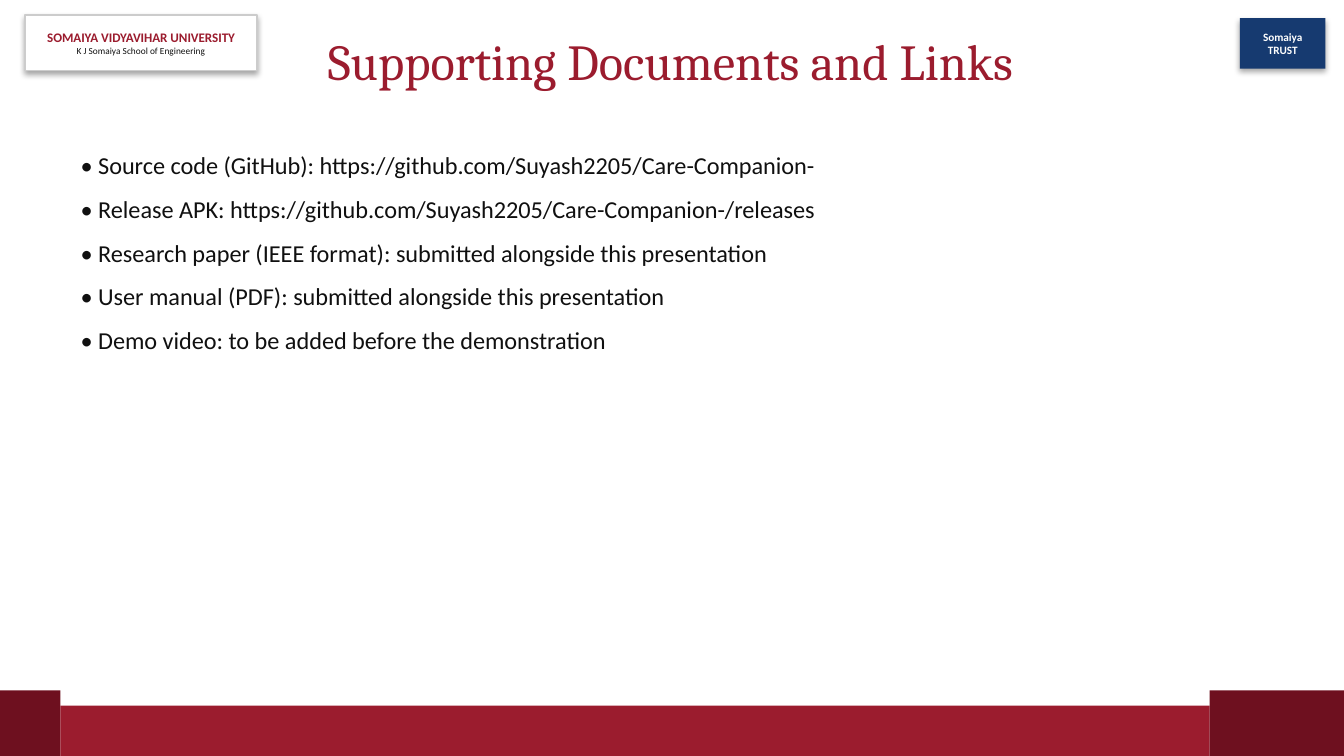
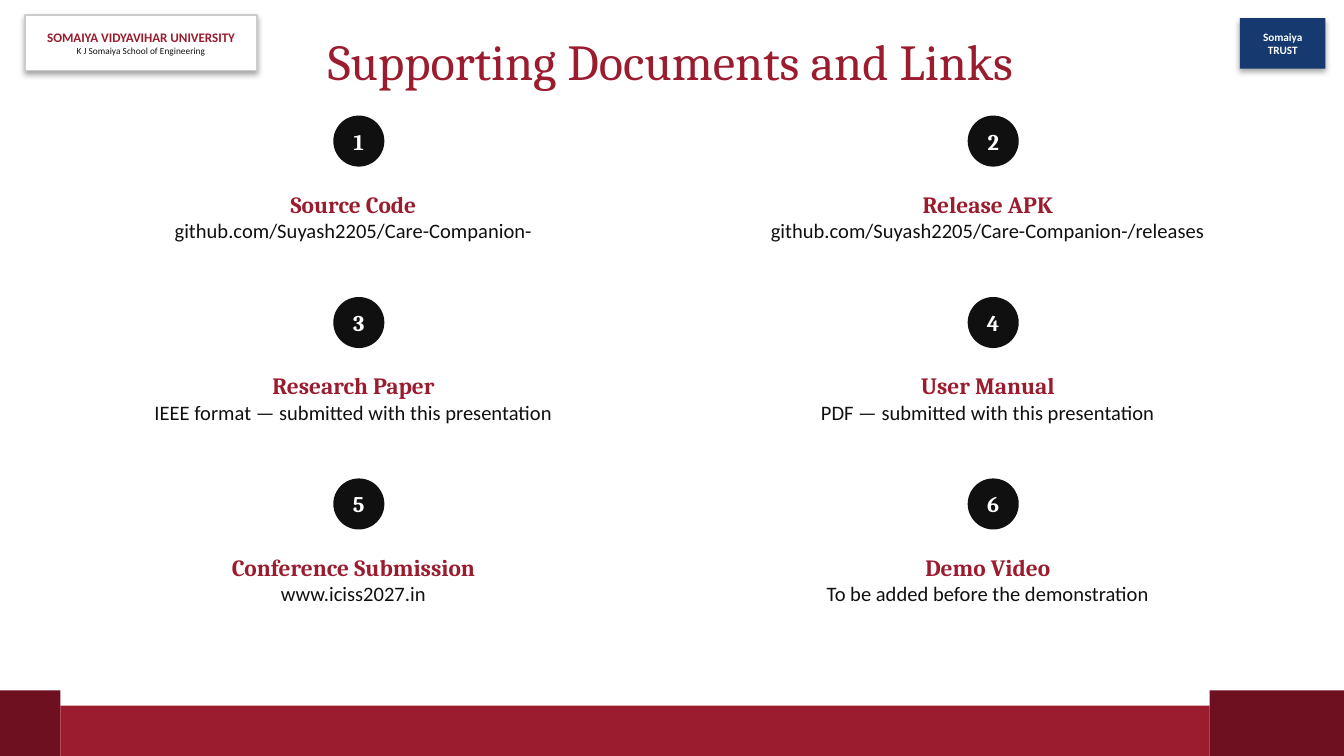
Before and after one commit to Suyash2205/Care-Companion-, a slide deck: slide 38 of ppt/CareCompanion-IE1.pptx. Drawn at 1344x756 pixels with LibreOffice and Linux fonts; fonts in the diff are those of the drawing. Boxes give left, top, right and bottom in pixels: in the first picture for what was removed or moved away, otherwise in the second. Text is boxed around its words. In the diff, an @@ line names an element or a change of style, - is before the commit and + after.

```diff
--- a/ppt/CareCompanion-IE1.pptx
+++ b/ppt/CareCompanion-IE1.pptx
@@ ellipse added at box(333, 116, 384, 167), fill #101010, 12 pt, text #FFFFFF, bold @@
+1
@@ ellipse added at box(968, 116, 1019, 167), fill #101010, 12 pt, text #FFFFFF, bold @@
+2
@@ text "Source Code" at box(175, 196, 532, 242): vertical alignment top to middle @@
@@ text at box(175, 196, 532, 242): text changed; size 13 to 11 pt @@
-• Source code (GitHub): https://github.com/Suyash2205/Care-Companion-
-• Release APK: https://github.com/Suyash2205/Care-Companion-/releases
-• Research paper (IEEE format): submitted alongside this presentation
-• User manual (PDF): submitted alongside this presentation
-• Demo video: to be added before the demonstration
+Source Code
+github.com/Suyash2205/Care-Companion-
@@ text added at box(771, 197, 1204, 242), 11 pt, text #101010 @@
+Release APK
+github.com/Suyash2205/Care-Companion-/releases
@@ ellipse added at box(333, 297, 384, 348), fill #101010, 12 pt, text #FFFFFF, bold @@
+3
@@ ellipse added at box(968, 297, 1019, 348), fill #101010, 12 pt, text #FFFFFF, bold @@
+4
@@ text added at box(154, 377, 551, 424), 11 pt, text #101010 @@
+Research Paper
+IEEE format — submitted with this presentation
@@ text added at box(821, 378, 1154, 424), 11 pt, text #101010 @@
+User Manual
+PDF — submitted with this presentation
@@ ellipse added at box(333, 478, 384, 530), fill #101010, 12 pt, text #FFFFFF, bold @@
+5
@@ ellipse added at box(968, 478, 1019, 530), fill #101010, 12 pt, text #FFFFFF, bold @@
+6
@@ text added at box(232, 559, 475, 601), 12.5 pt, text #9B1C2E, bold @@
+Conference Submission
+www.iciss2027.in
@@ text added at box(827, 560, 1148, 601), 11 pt, text #101010 @@
+Demo Video
+To be added before the demonstration
```
Also in this commit, not shown: 6 other slides changed, 2 other files.
